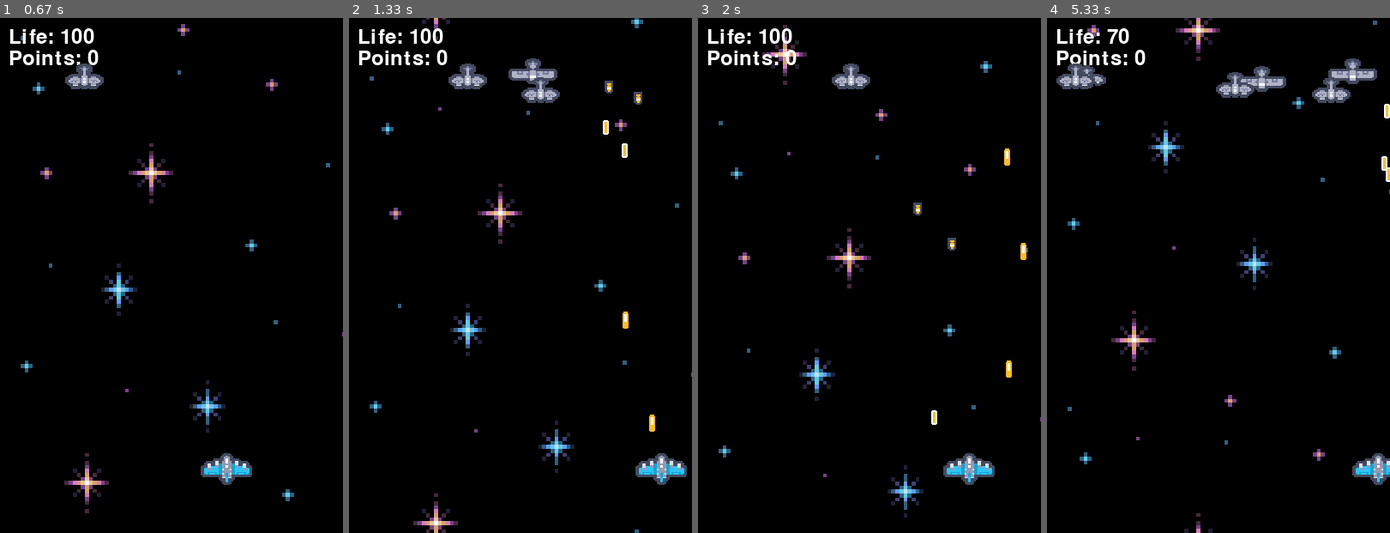
Above: before the commit, frames 1-4 (left to right).
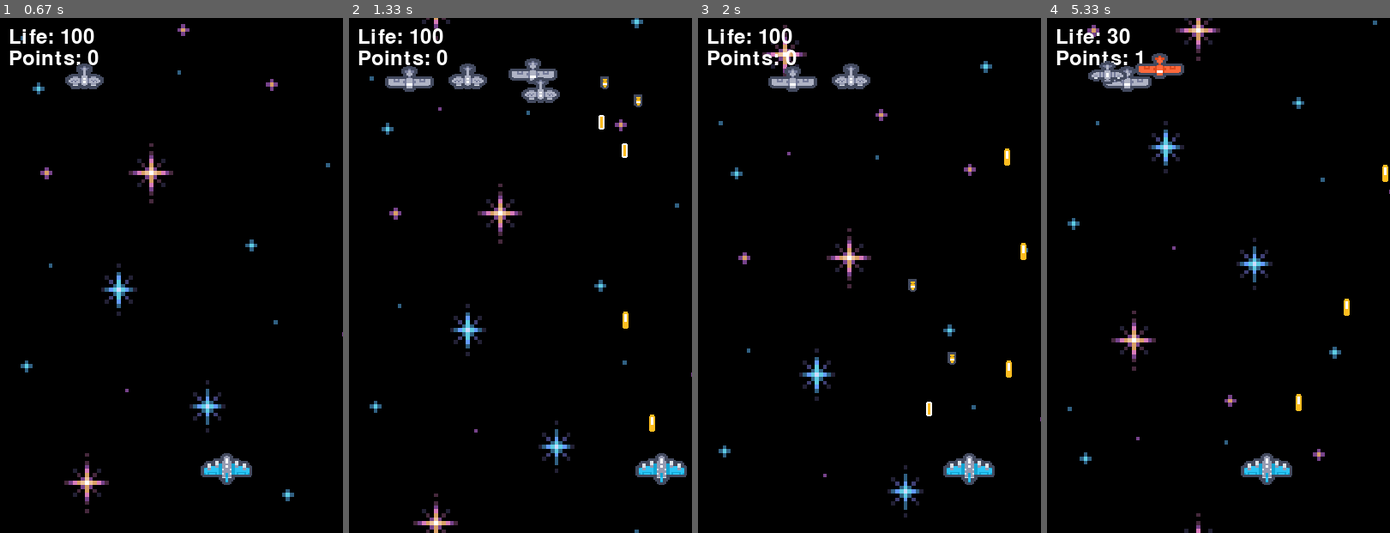
Above: after the commit, the same moments.

Repository: Luisero/air_plane_pygame_example
Game: pygame game, started from main.py
Two runs of this game, one before a commit and one after it. Both use one fixed random seed, a clock stepped at 60 frames per second and the inputs below.
Inputs:
- Up to frame 1 (0.67 s): hold D from 0.33 s (still down)
- Up to frame 2 (1.33 s): release D at 0.8 s; hold D 0.83-1.3 s; tap Space at 0.9, 1.2 s
- Up to frame 3 (2 s): hold A 1.33-1.87 s; tap Space at 1.4, 1.7, 1.97 s; hold A from 1.9 s (still down)
- Up to frame 4 (5.33 s): tap Space at 2.27, 2.4, 2.7, 3.07, 3.37, 3.57, 3.87, 4.07, 4.37, 4.57, 4.87, 5.13 s; release A at 2.3 s; hold D 2.33-2.97 s; hold A 3-3.47 s; hold D 3.5-3.97 s; hold D 4-4.47 s; hold A 4.5-5.03 s; hold A from 5.07 s (still down)

Frame 1 is identical in both runs. In frame 2, 0.6% of the frame differs, in the area x 10-86%, y 9-23%; in frame 3, 0.8%; in frame 4, 4.4%, in the area x 2-100%, y 2-91%.

Commit message:
TODO: accelerate enemy if in danger

Diff:
--- a/Entities/Enemies/Enemy.py
+++ b/Entities/Enemies/Enemy.py
@@ -1,5 +1,5 @@
 import random
-
+import math
 import pygame as pg
 from math import fabs, floor
 from time import sleep
@@ -14,10 +14,13 @@
         self.sprite_list = sprite_list
         self.bullet_sprite = bullet_sprite
         self.acceleration_increaser = acceleration_increaser
+        self.temporary_acceleration_increaser = self.acceleration_increaser * 10
         self.max_velocity = max_velocity
         self.can_turn = True
         self.can_fire = True
+        self.has_exploded = False
         self.bullets = []
+
 
         self.velocity = {
             'x': 1,
@@ -80,10 +83,8 @@
     def shoot(self):
         is_bomb = [True, False, False, False]
         if 'enemy2' in self.sprite_list[0]:
-            is_bomb.append(True)
-            is_bomb.append(True)
-            is_bomb.append(True)
-            is_bomb.append(True)
+           del is_bomb[1:]
+
         elif 'enemy3' in self.sprite_list[0]:
             del is_bomb[0]
 
@@ -93,20 +94,34 @@
         velocity_y = 5
         sprite_path = 'Assets/bullet2.png'
         if is_bomb:
-            acceleration_y = .1
-            velocity_y = 0
+            acceleration_y = .2
+            velocity_y = -1
             sprite_path = 'Assets/bomb1.png'
 
         self.bullets.append(Bullet(self.position_dic['x'] + self.enemy_size[1] / 2,\
                                    self.position_dic['y'], acceleration_y, velocity_y, self.velocity['x'],sprite_path, is_bomb=is_bomb))
 
     def update(self):
+
+
         self.velocity['x'] += self.acceleration['x']
         self.position_dic['x'] += self.velocity['x']
         self.check_movement()
         self.check_fire()
         self.draw_bullets()
         self.remove_bullet()
+
+
+    def is_in_danger(self):
+        for bullet in self.context.player.bullets:
+            distance = math.sqrt((self.position_dic['x']- bullet.position_x)**2 + (self.position_dic['y'] - bullet.position_y)**2)
+            print(distance)
+            if bullet.position_x - self.enemy_size[0] < self.position_dic['x'] < bullet.position_x + self.enemy_size[0]/2 and distance < 70:
+                return True
+
+        return False
+
+
     def is_in_corners(self):
         if self.can_turn:
             if (self.position_dic['x'] < self.enemy_size[0]/(random.uniform(1, 2))) or (self.position_dic['x'] > self.context.WINDOW_WIDTH - self.enemy_size[0] * 3):
@@ -125,14 +140,19 @@
             return 'Right'
     def move_left(self):
         if self.velocity['x'] > - self.max_velocity['x']:
-
-            self.acceleration['x'] = -self.acceleration_increaser
+            if self.is_in_danger():
+                self.acceleration['x'] = -self.temporary_acceleration_increaser
+            else:
+                self.acceleration['x'] = -self.acceleration_increaser
             self.velocity['x'] += self.acceleration['x']
 
 
     def move_right(self):
         if self.velocity['x'] < self.max_velocity['x']:
-            self.acceleration['x'] = self.acceleration_increaser
+            if self.is_in_danger():
+                self.acceleration['x'] = self.temporary_acceleration_increaser
+            else:
+                self.acceleration['x'] = self.acceleration_increaser
             self.velocity['x'] += self.acceleration['x']
 
     def stop_enemy(self):
@@ -161,7 +181,14 @@
                 sound.play()
                 if self.life <=0:
                     bullet.remove(self.context, enemie_bullet=False)
+                    if not self.has_exploded:
+
+                        print(self.has_exploded)
+                        #sleep(1)
+                        self.has_exploded = True
                     self.remove()
+
+
 
     def remove_bullet(self):
         for bullet in self.bullets:
--- a/Entities/player.py
+++ b/Entities/player.py
@@ -28,14 +28,20 @@
         }
 
     def check_movement(self, keys):
+        if self.is_in_corners():
+            if self.get_corner() == 'Left':
+                self.move_right()
+            else:
+                self.move_left()
 
+        else:
 
-        if keys[pg.K_a]:
-            self.move_left()
-        elif keys[pg.K_d]:
-            self.move_right()
-        else:
-            self.stop_player()
+            if keys[pg.K_a]:
+                self.move_left()
+            elif keys[pg.K_d]:
+                self.move_right()
+            else:
+                self.stop_player()
 
 
     def move_left(self):
@@ -112,6 +118,18 @@
                     if self.life <=0:
                         self.context.game_over()
 
+    def is_in_corners(self):
+
+        if (self.position_dic['x'] < self.player_size[0] / 1) or (self.position_dic['x'] > self.context.WINDOW_WIDTH - self.player_size[0]+20):
+            return True
+
+        return False
+
+    def get_corner(self):
+        if (self.position_dic['x'] < self.player_size[0]):
+            return 'Left'
+        else:
+            return 'Right'
 
 
 
--- a/main.py
+++ b/main.py
@@ -13,6 +13,7 @@
         pg.init()
         pg.mixer.init()
         pg.font.init()
+        self.delta_time = 0
 
         self.font = pg.font.SysFont(None, 36)
         self.score = 0
@@ -142,7 +143,7 @@
             print(f'\tAcceleration: {self.enemies[0].acceleration["x"]}')
             print(f'\tVelocity: {self.enemies[0].acceleration["x"]}')'''
 
-            if (self.time % 2000) == 0:
+            if (self.time % 1000) == 0:
                 self.add_enemy()
 
             #print(self.enemies[0].position_dic['x'])
Binary file changed: Assets/Basic_enemies/basic_enemy2.png
